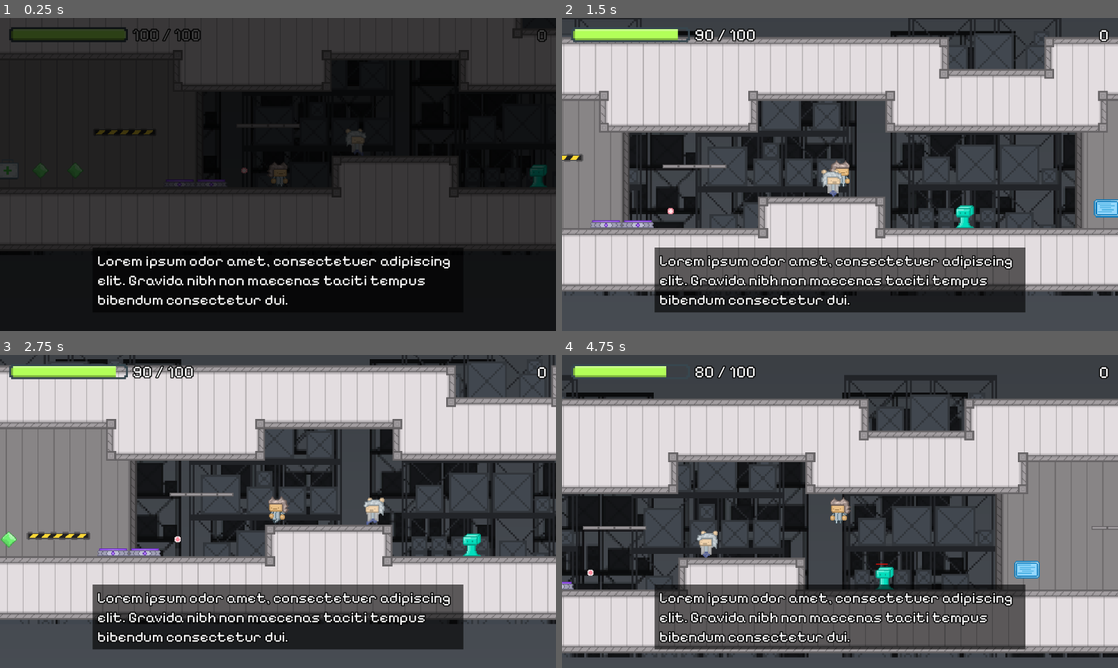
Above: before the commit, frames 1-4 (two rows, left to right).
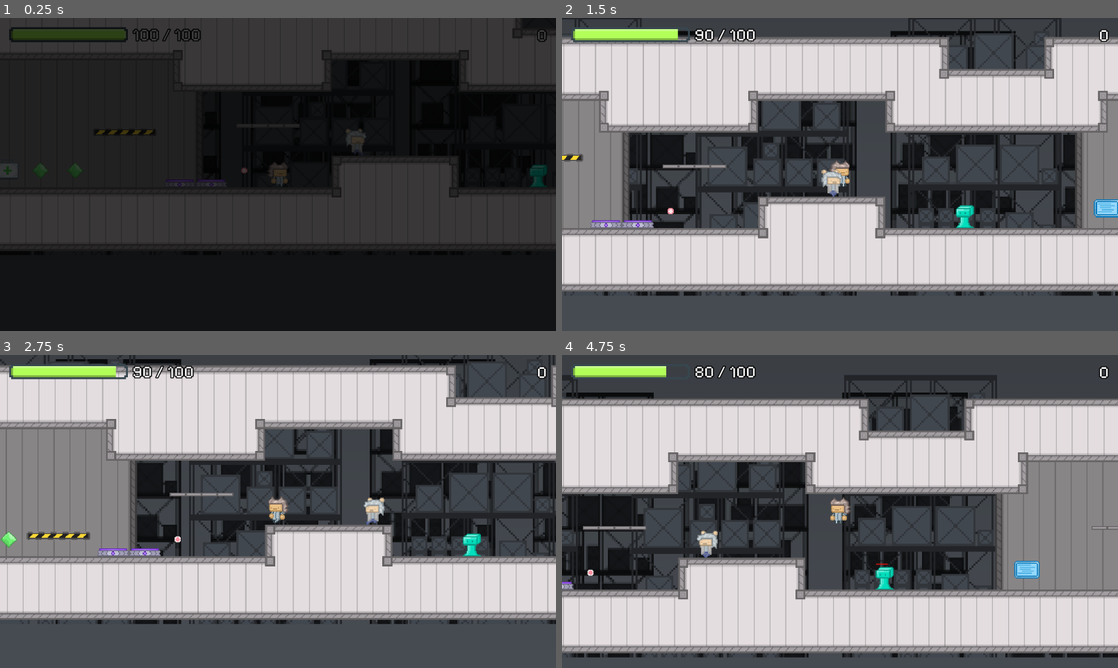
Above: after the commit, the same moments.

Repository: Brian-Magnuson/lab_escape_gd
Game: Godot game, scene res://scenes/level_0.tscn
Same seed, same stepped clock (60 frames per second), same inputs: the game is played once before the commit and once after it.
Inputs (mouse positions are in pixels of both pictures, inside the frame that each line leads up to):
- Up to frame 1 (0.25 s): no input
- Up to frame 2 (1.5 s): move the mouse to (962, 158) at 0.52 s; hold E (interact) 0.53-1.28 s; hold D (move_right) from 0.53 s (still down); tap Space (jump) at 0.77 s; move the mouse to (728, 190) at 1.27 s; click (728, 190) at 1.35 s
- Up to frame 3 (2.75 s): tap Space (jump) at 1.52 s; tap E (interact) at 1.55 s; move the mouse to (333, 442) at 2.02 s; release D (move_right) at 2.03 s; hold A (move_left) from 2.03 s (still down); hold E (interact) from 2.03 s (still down)
- Up to frame 4 (4.75 s): move the mouse to (812, 574) at 2.77 s; release A (move_left) at 2.78 s; release E (interact) at 2.78 s; hold D (move_right) 2.78-4.28 s; tap E (interact) at 2.85, 3.8, 4.35 s; tap Space (jump) at 3.02, 3.77, 4.52 s; move the mouse to (1006, 558) at 3.52 s; press the mouse at (1006, 558) at 3.53 s; move the mouse to (673, 464) at 4.27 s; release the mouse at (673, 464) at 4.28 s; hold A (move_left) from 4.28 s (still down)

The runs differ from the first frame. In frame 1, 2.3% of the frame differs, in the area x 16-84%, y 73-92%; in frame 2, 13%; in frame 3, 13%; in frame 4, 14%, in the area x 16-84%, y 73-95%.

Commit message:
Change sign interaction to be more efficient

Diff:
--- a/scenes/level_0.tscn
+++ b/scenes/level_0.tscn
@@ -763,6 +763,7 @@
 autoplay = "fade_in"
 
 [node name="TextBox" type="ColorRect" parent="UserInterface"]
+visible = false
 anchors_preset = 7
 anchor_left = 0.5
 anchor_top = 1.0
--- a/scenes/sign.tscn
+++ b/scenes/sign.tscn
@@ -17,3 +17,6 @@
 [node name="CollisionShape2D" type="CollisionShape2D" parent="."]
 shape = SubResource("RectangleShape2D_kd50q")
 debug_color = Color(0, 0.647636, 0.205455, 0.42)
+
+[connection signal="body_entered" from="." to="." method="_on_body_entered"]
+[connection signal="body_exited" from="." to="." method="_on_body_exited"]
--- a/scripts/sign.gd
+++ b/scripts/sign.gd
@@ -2,9 +2,18 @@
 
 signal sign_read(dialogue_id: String)
 
-@export var dialogue_id: String = "Default";
+@export var dialogue_id: String = "Default"
 
-func _physics_process(_delta: float) -> void:
-	for body in get_overlapping_bodies():
-		if body.is_in_group("player") and Input.is_action_just_pressed("interact"):
-			sign_read.emit(dialogue_id)
+var player_in_range = false
+
+func _on_body_entered(body: Node) -> void:
+	if body.is_in_group("player"):
+		player_in_range = true
+
+func _on_body_exited(body: Node) -> void:
+	if body.is_in_group("player"):
+		player_in_range = false
+
+func _input(event: InputEvent) -> void:
+	if player_in_range and event.is_action_pressed("interact"):
+		sign_read.emit(dialogue_id)
